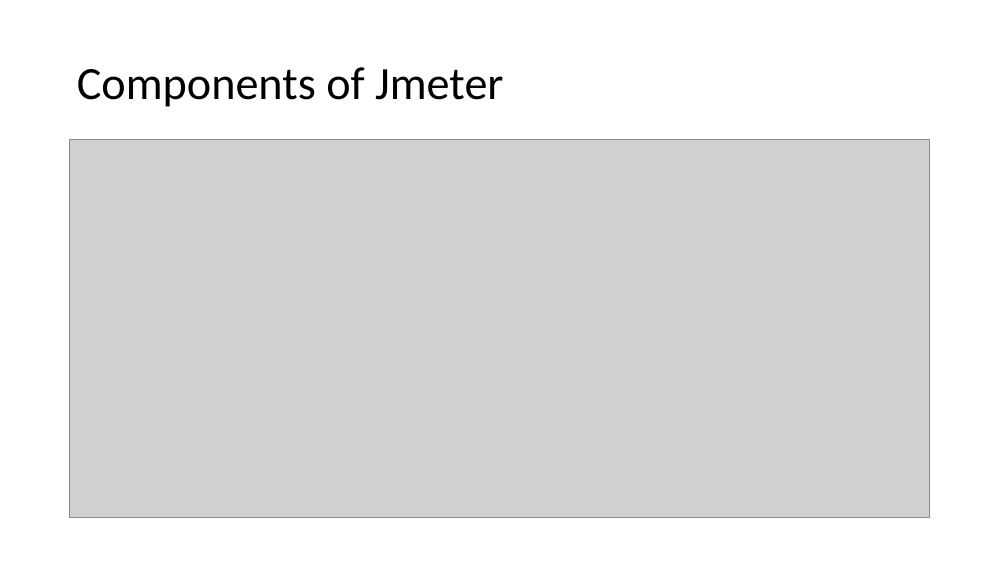
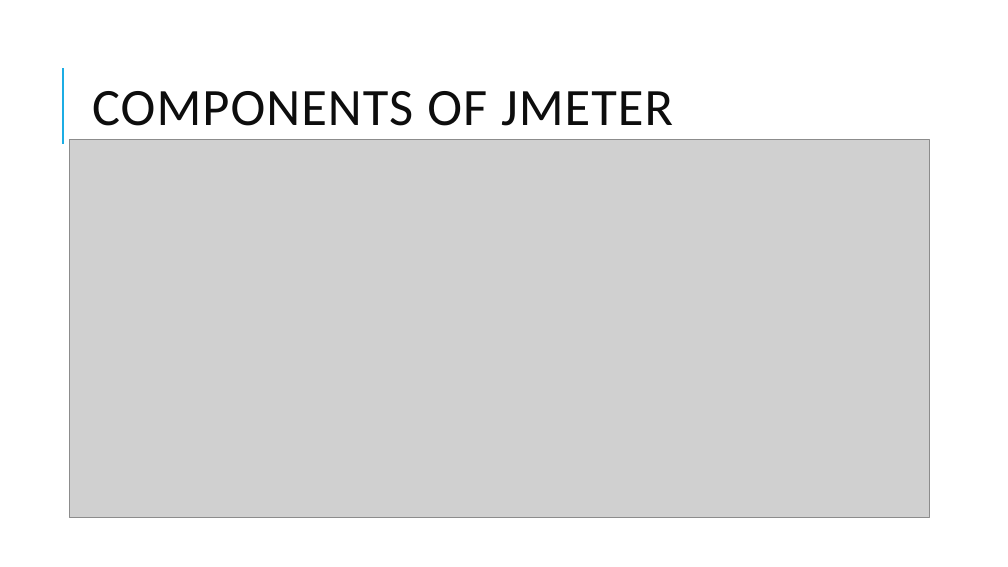
Before and after one commit to skandhwa/SimplilearnNew, a slide deck: slide 10 of Load Testing -Jmeter.pptx. Drawn at 1008x567 pixels with LibreOffice and Linux fonts; fonts in the diff are those of the drawing; grey boxes stand for pictures. Boxes give left, top, right and bottom in pixels: in the first picture for what was removed or moved away, otherwise in the second. Text is boxed around its words. In the diff, an @@ line names an element or a change of style, - is before the commit and + after.

```diff
--- a/Load Testing -Jmeter.pptx
+++ b/Load Testing -Jmeter.pptx
@@ line added from (63, 144) to (63, 68), #1CADE4 1.5 pt @@
@@ title at (92,91,673,126): text changed; size 44 to 50 pt; text colour #000000 to #0D0D0D @@
-Components of Jmeter
+COMPONENTS OF JMETER
```
Also in this commit, not shown: 18 other slides changed, 14 slides added, 7 other files.
